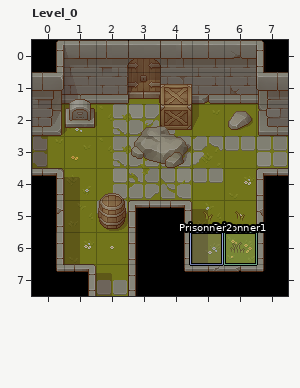
LDtk project, stored at res/LDtkMap.ldtk. Above, as it was before the edit.
Cells are 32x32 px. Shown: Level_0 x 0..7, y 0..7. The commit also changed other parts of the map, which this record leaves out.
And afterwards:
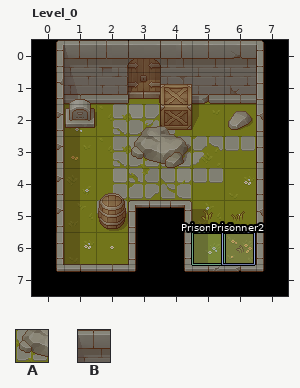
Key: from "Floor": A 1 "cobble", B 3 "wall".
_ is an empty cell.
Objects are placed by their top-left corner, in cells (3,4 is the top-left corner of cell 3,4); size is 1x1 cell unless given.
Change:
Layer "Floor":
y 3: x 0 A -> B; x 7 A -> B
y 7: x 2 A -> B
Layer "Entities":
changed: "Prisonner1" rectangle at 6,6 -> "Prisonner1" rectangle at 5,6
changed: "Prisonner2" rectangle at 4.9,6 -> "Prisonner2" rectangle at 5.9,6
